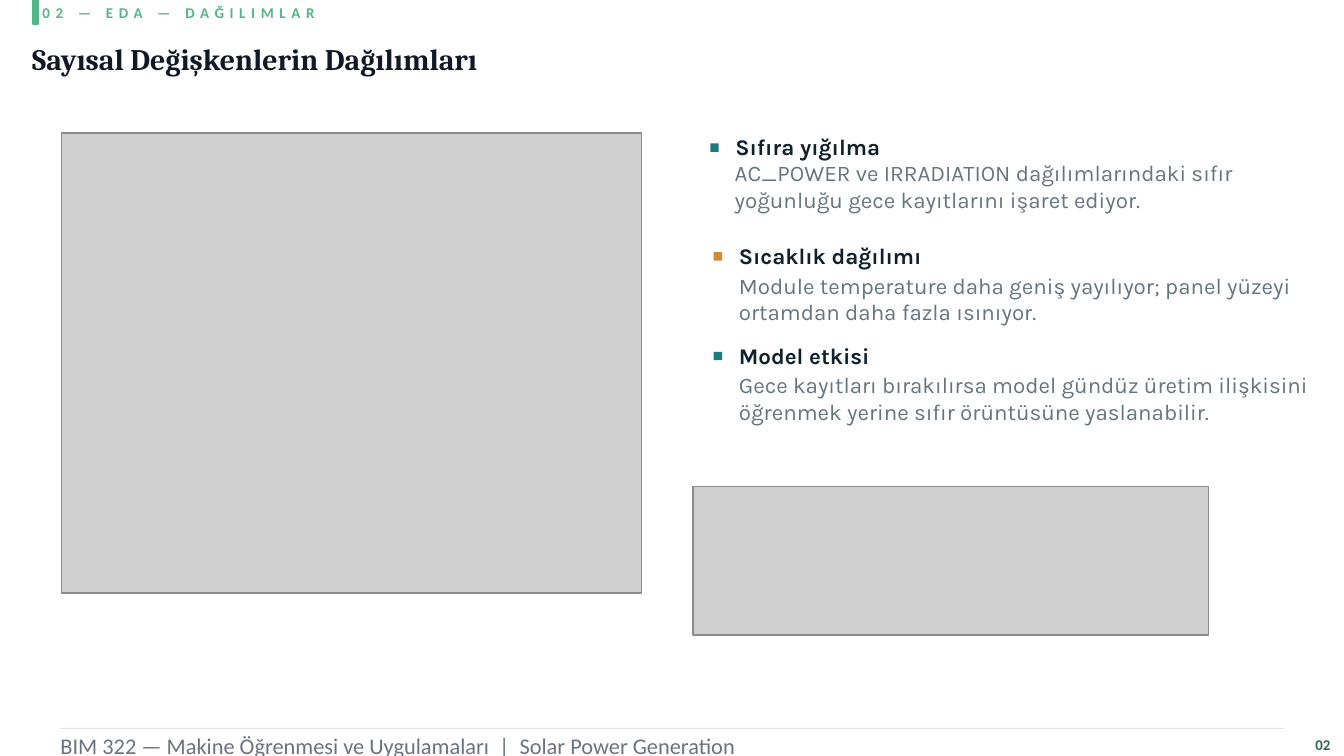
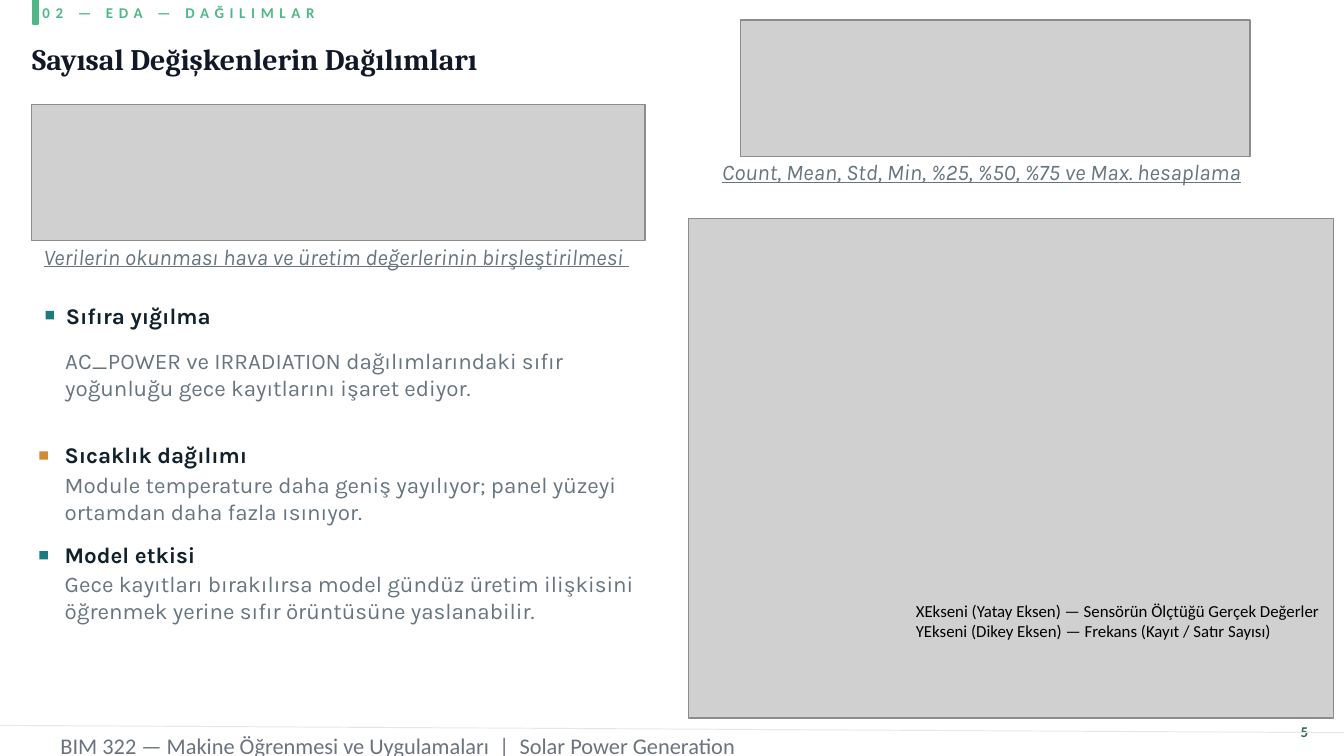
Before and after one commit to busraddmr/BIM322-Solar-Power-Prediction, a slide deck: slide 5 of sunum/BusraDemir_NazeninTatar_BIM322_Sunum.pptx. Drawn at 1344x756 pixels with LibreOffice and Linux fonts; fonts in the diff are those of the drawing; grey boxes stand for pictures. Boxes give left, top, right and bottom in pixels: in the first picture for what was removed or moved away, otherwise in the second. Text is boxed around its words. In the diff, an @@ line names an element or a change of style, - is before the commit and + after.

```diff
--- a/sunum/BusraDemir_NazeninTatar_BIM322_Sunum.pptx
+++ b/sunum/BusraDemir_NazeninTatar_BIM322_Sunum.pptx
@@ picture: place and size @@
-picture at [694, 487, 1208, 634]
+picture at [741, 20, 1250, 157]
@@ picture added at [31, 105, 645, 242] @@
@@ text added at [722, 164, 1240, 185], 12 pt, text #66757E, italic, underline @@
+Count, Mean, Std, Min, %25, %50, %75 ve Max. hesaplama
@@ picture: place and size @@
-picture at [62, 133, 641, 593]
+picture at [688, 219, 1333, 719]
@@ text added at [44, 249, 623, 271], 12 pt, text #66757E, italic, underline @@
+Verilerin okunması hava ve üretim değerlerinin birşleştirilmesi
@@ rectangle: place and size @@
-rectangle at [710, 144, 718, 152]
+rectangle at [46, 310, 54, 319]
@@ text "Sıfıra yığılma": place and size @@
-text "Sıfıra yığılma" at [735, 138, 880, 161]
+text "Sıfıra yığılma" at [66, 307, 211, 330]
@@ text "AC_POWER ve IRRADIATION dağılımlarındaki sıfır ..." rewrapped from [735, 160, 1232, 214] to [65, 353, 563, 402] @@
@@ 4 texts, 2 rectangles: place and size @@
-4 texts, 2 rectangles at [714, 247, 1307, 426]
+4 texts, 2 rectangles at [39, 446, 633, 625]
@@ text added at [916, 603, 1319, 640], 9 pt, text #000000 @@
+XEkseni (Yatay Eksen) — Sensörün Ölçtüğü Gerçek Değerler
+YEkseni (Dikey Eksen) — Frekans (Kayıt / Satır Sayısı)
@@ line moved from (60, 728) - (1284, 728) to (0, 726) - (1344, 732) @@
@@ text added at [1301, 727, 1309, 737], 8 pt, text #2D6A4F, bold @@
+5
@@ text removed at [1315, 740, 1330, 750] @@
-02
```
Also in this commit, not shown: 17 other slides changed, 5 slides added, 1 slide removed.
